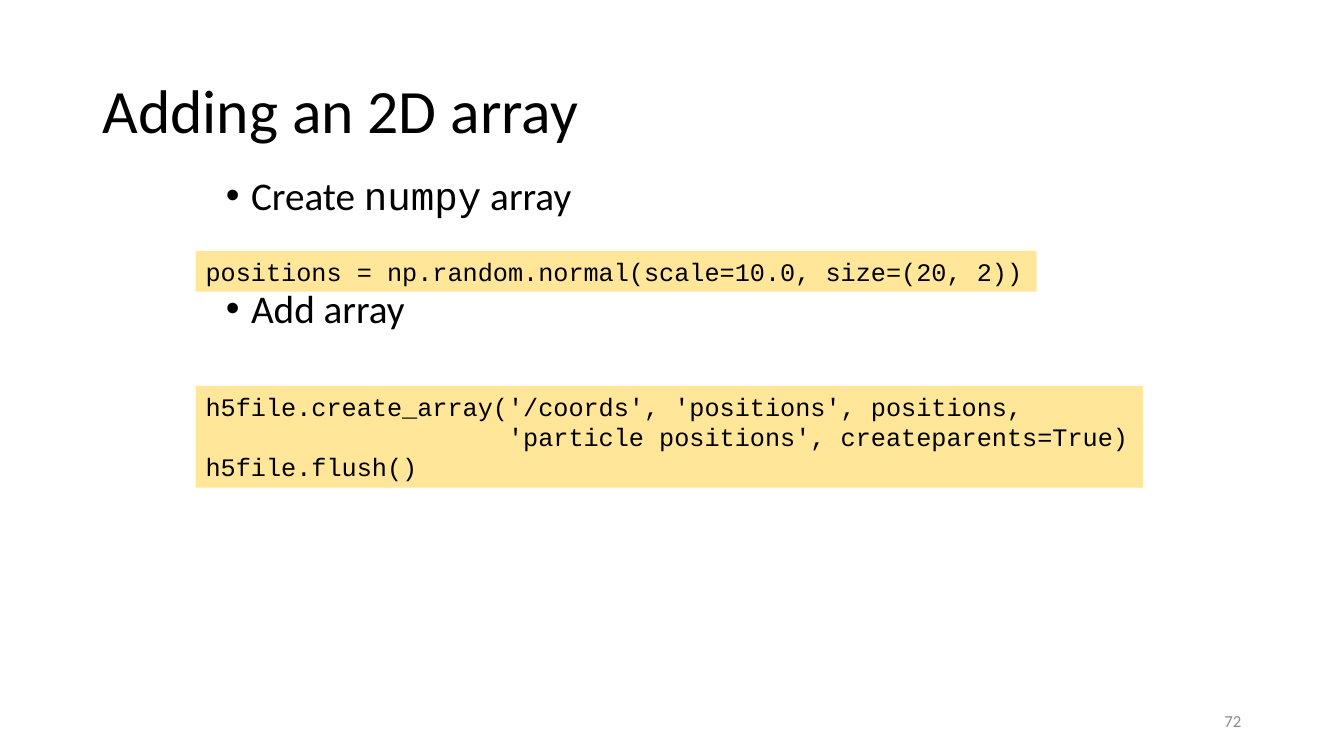
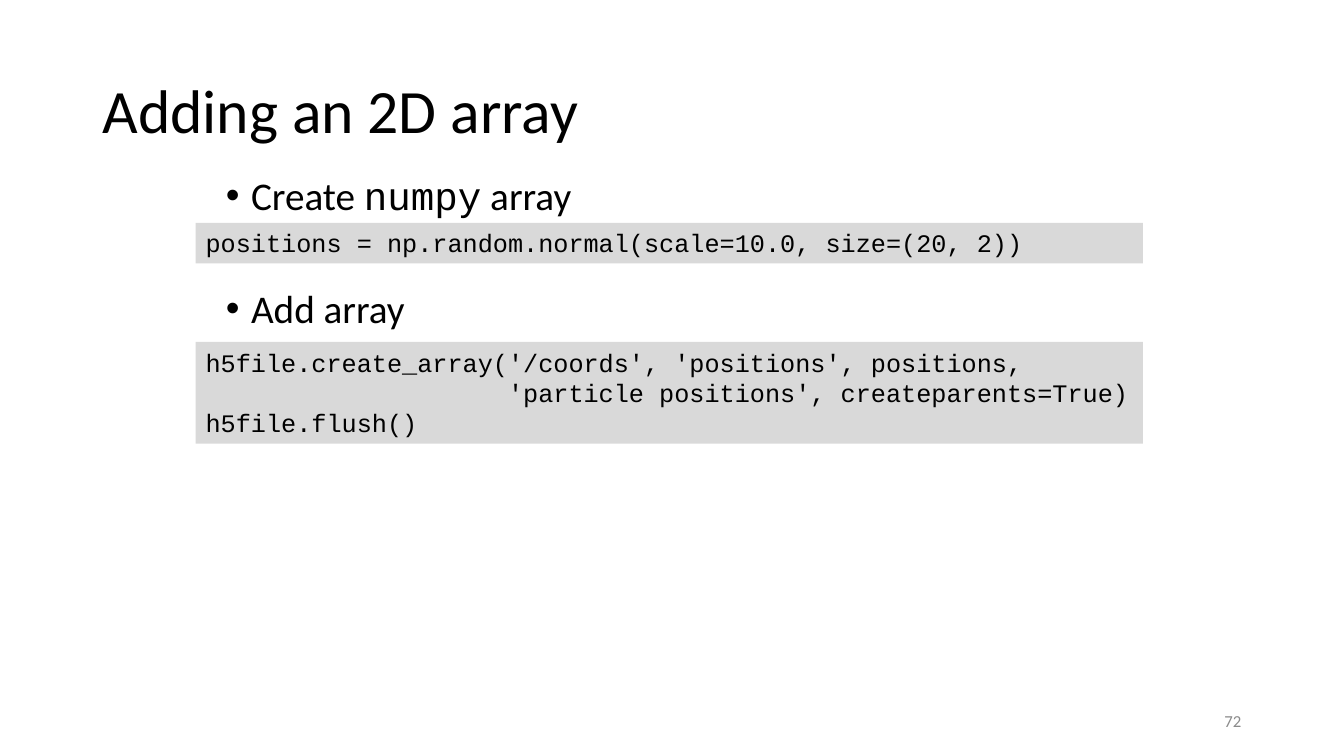
Before and after one commit to gjbex/Scientific-Python, a slide deck: slide 72 of scientific_python.pptx. Drawn at 1344x756 pixels with LibreOffice and Linux fonts; fonts in the diff are those of the drawing. Boxes give left, top, right and bottom in pixels: in the first picture for what was removed or moved away, otherwise in the second. Text is boxed around its words. In the diff, an @@ line names an element or a change of style, - is before the commit and + after.

Commit message:
Fix formatting HDF5 section

```diff
--- a/scientific_python.pptx
+++ b/scientific_python.pptx
@@ rectangle "positions = np.random.normal(scale=10.0, size=(20, 2))" at [196, 223, 1143, 263]: fill #FFE699 to #D9D9D9 @@
@@ rectangle "positions = np.random.normal(scale=10.0, size=(20, 2))": place and size @@
-rectangle "positions = np.random.normal(scale=10.0, size=(20, 2))" at [196, 251, 1036, 291]
+rectangle "positions = np.random.normal(scale=10.0, size=(20, 2))" at [196, 223, 1143, 263]
@@ rectangle "h5file.create_array('/coords', 'positions', positions,": place and size @@
-rectangle "h5file.create_array('/coords', 'positions', positions," at [196, 386, 1143, 488]
+rectangle "h5file.create_array('/coords', 'positions', positions," at [196, 342, 1143, 444]
@@ rectangle "h5file.create_array('/coords', 'positions', positions," at [196, 342, 1143, 444]: fill #FFE699 to #D9D9D9 @@
```
Also in this commit, not shown: 13 other slides changed.
